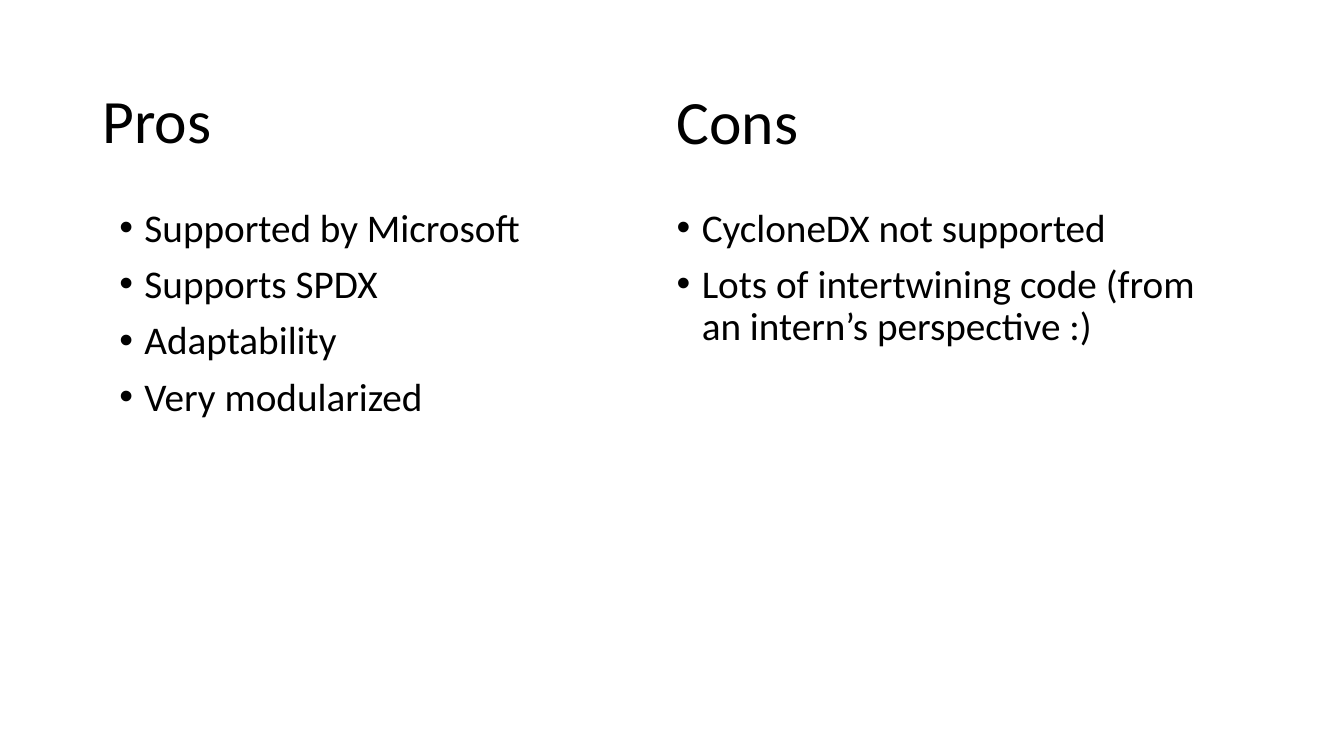
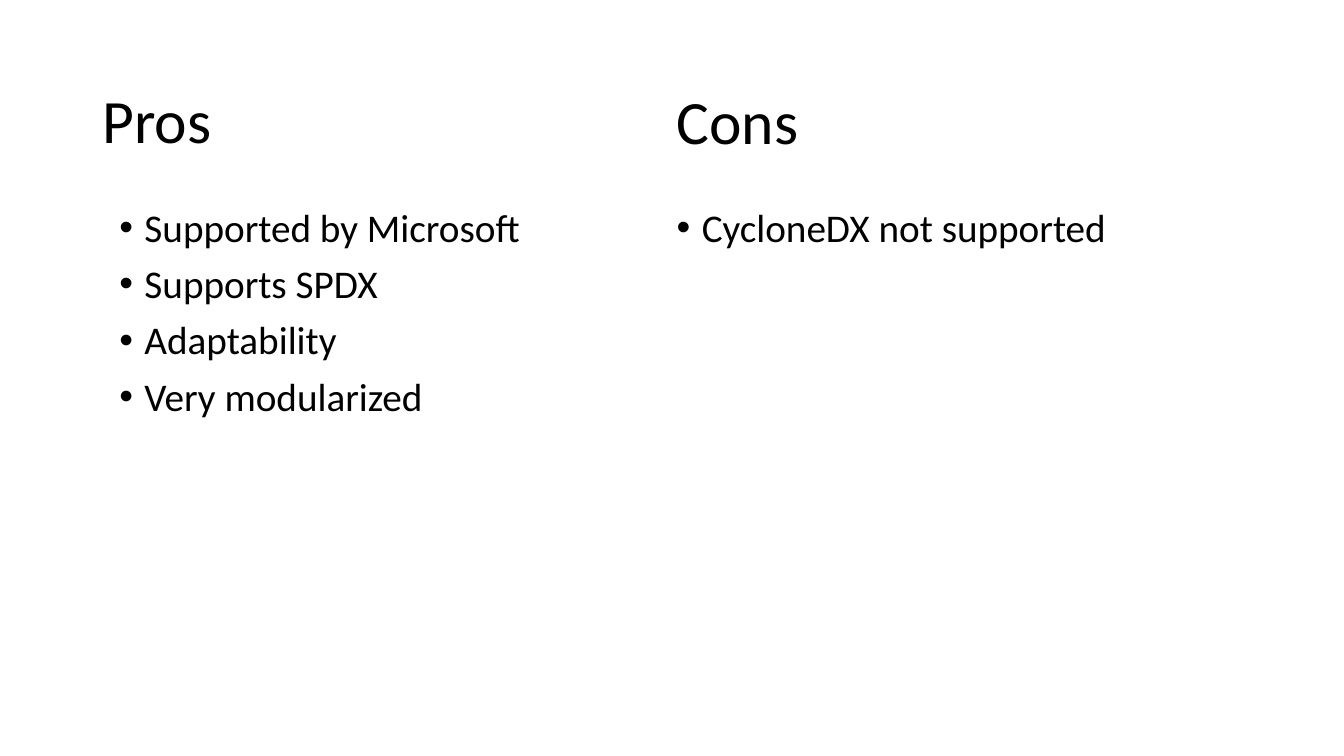
Before and after one commit to dmuller104/sbom-documents, a slide deck: slide 5 of SBOM-TOOL.pptx. Drawn at 1344x756 pixels with LibreOffice and Linux fonts; fonts in the diff are those of the drawing. Boxes give left, top, right and bottom in pixels: in the first picture for what was removed or moved away, otherwise in the second. Text is boxed around its words. In the diff, an @@ line names an element or a change of style, - is before the commit and + after.

```diff
--- a/SBOM-TOOL.pptx
+++ b/SBOM-TOOL.pptx
@@ text at (x1=702, y1=269, x2=1195, y2=347): paragraph removed @@
-• Lots of intertwining code (from an intern’s perspective :)
```
Also in this commit, not shown: 8 other files.
